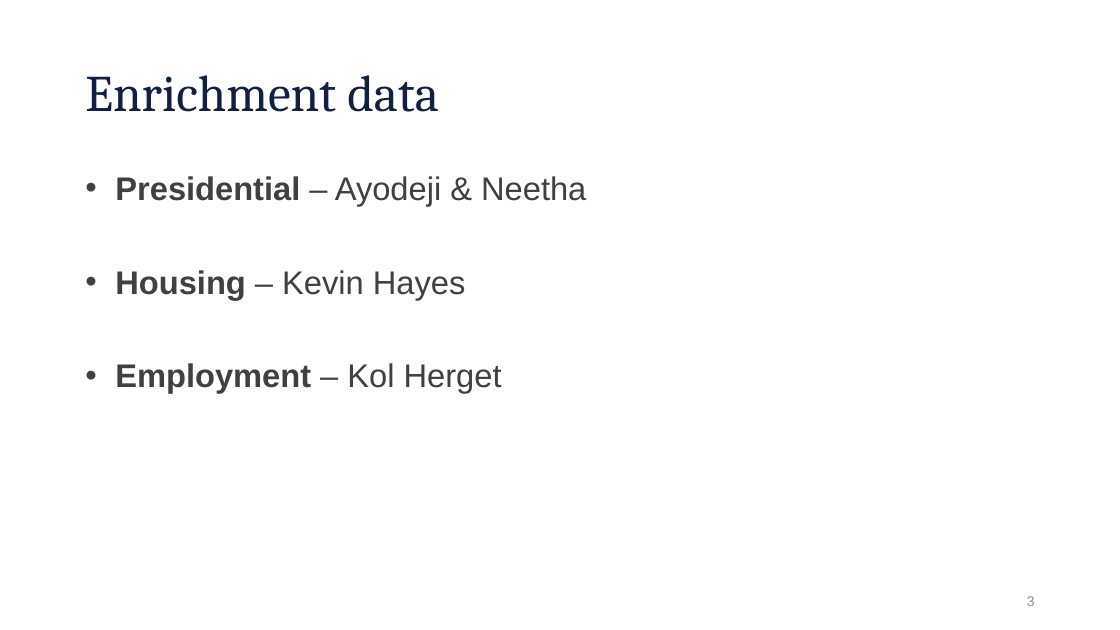
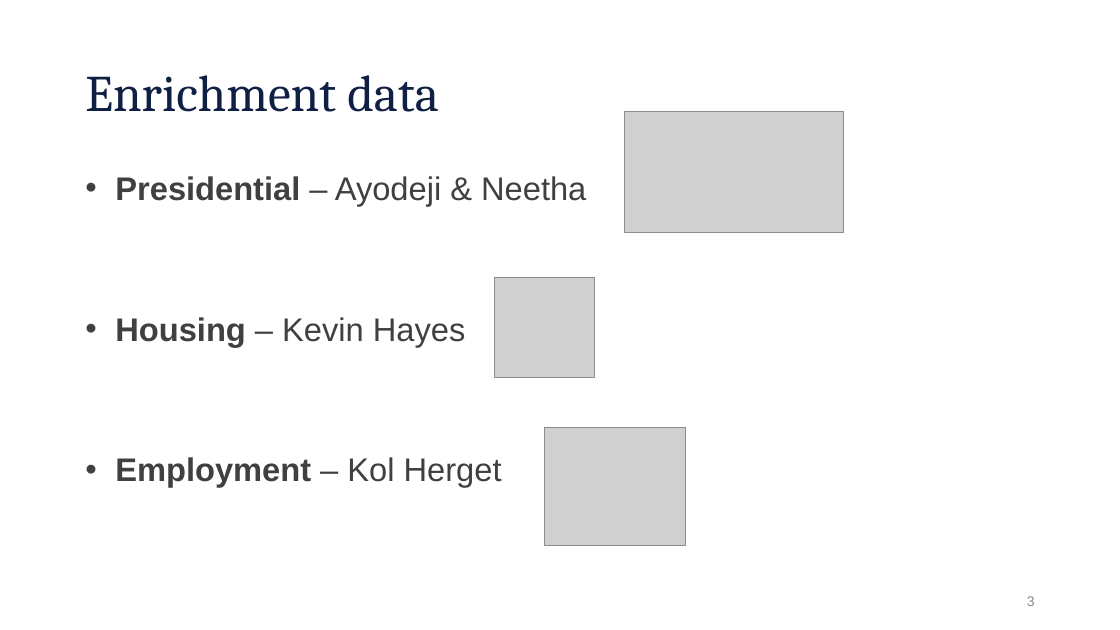
Before and after one commit to aiwayemi/Group-1, a slide deck: slide 3 of ProjPresentation.pptx. Drawn at 1120x630 pixels with LibreOffice and Linux fonts; fonts in the diff are those of the drawing; grey boxes stand for pictures; background and template pictures are left out. Boxes give left, top, right and bottom in pixels: in the first picture for what was removed or moved away, otherwise in the second. Text is boxed around its words. In the diff, an @@ line names an element or a change of style, - is before the commit and + after.

```diff
--- a/ProjPresentation.pptx
+++ b/ProjPresentation.pptx
@@ picture added at bbox=[625, 112, 844, 233] @@
@@ text "Presidential – Ayodeji & Neetha" rewrapped from bbox=[115, 176, 586, 393] to bbox=[115, 176, 586, 487] @@
@@ picture added at bbox=[495, 277, 595, 377] @@
@@ picture added at bbox=[544, 428, 686, 546] @@
```
Also in this commit, not shown: 6 other slides changed, 1 slide removed.
